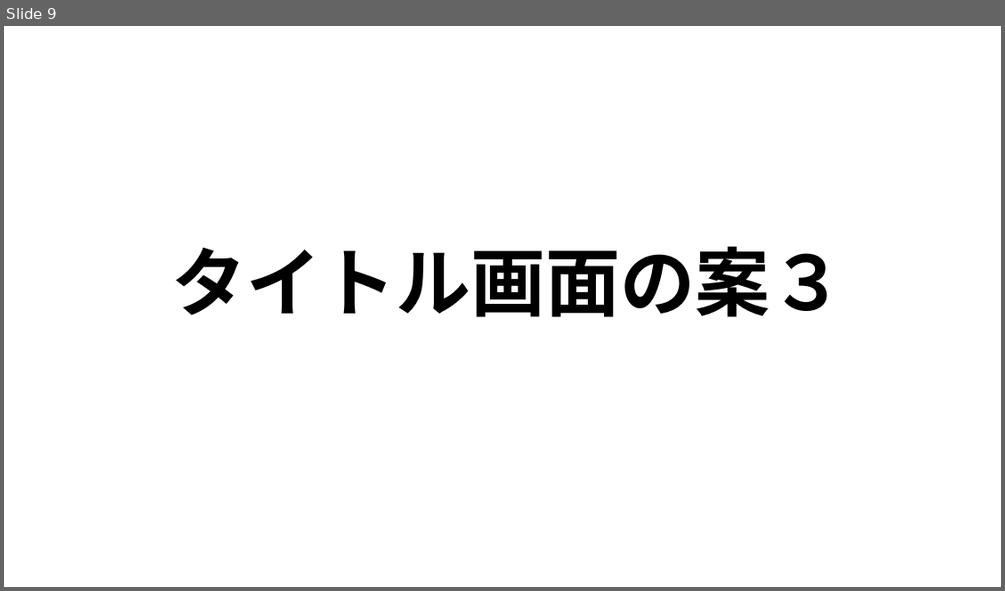
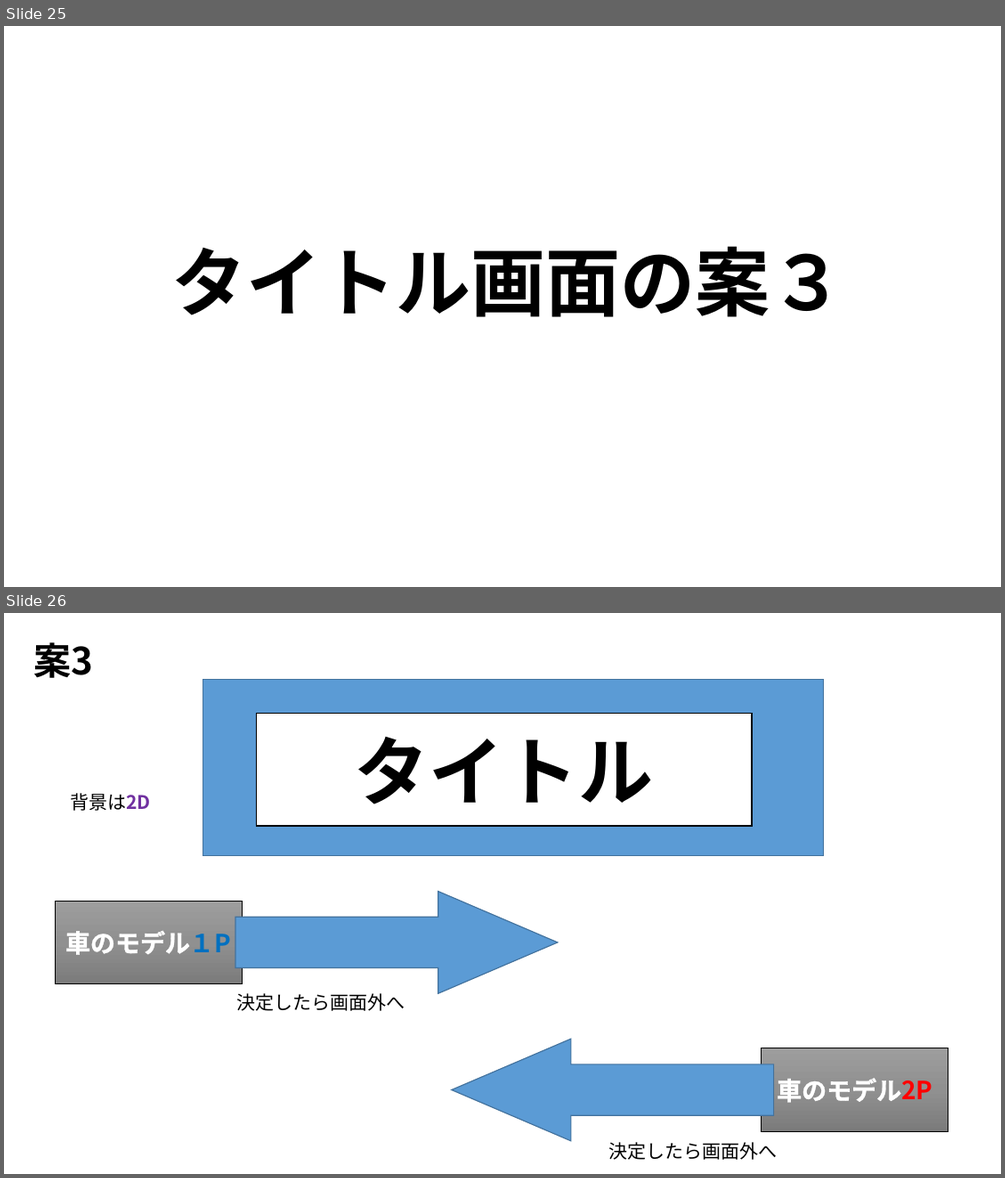
Before and after one commit to MizukiKato0416/sotsugyou_time_kato, a slide deck: 卒業制作_大元タイトル構成.pptx. Shown one above the other, each under a label of ours: slide 9 before the commit, slides 25 and 26 after it. The pictures are 1005x591 and 1005x1178 pixels, drawn with LibreOffice and Linux fonts; fonts in the diff are those of the drawing. Boxes give left, top, right and bottom in pixels: in the first picture for what was removed or moved away, otherwise in the second. Text is boxed around its words. In the diff, an @@ line names an element or a change of style, - is before the commit and + after.

```diff
--- a/卒業制作_大元タイトル構成.pptx
+++ b/卒業制作_大元タイトル構成.pptx
@@ slide 26 added at (4, 613, 1001, 1174), background #FFFFFF @@
@@ text added at (33, 642, 93, 678), 36 pt, text #000000, bold @@
+案3
@@ rectangle added at (202, 679, 824, 855), fill #5B9BD5, outline #43739E 1 pt @@
@@ rectangle added at (257, 714, 752, 826), fill #FFFFFF, outline #000000 1 pt, 72 pt, text #000000, bold @@
+タイトル
@@ text added at (70, 793, 150, 811), 18 pt, text #000000 @@
+背景は2D
@@ rectangle added at (55, 900, 242, 985), fill gradient #9D9D9D to #909090 to #7C7C7C, outline #000000 0.5 pt, 24 pt, text #FFFFFF, bold @@
+車のモデル１P
@@ right arrow added at (235, 892, 558, 994), fill #5B9BD5, outline #43739E 1 pt @@
@@ text added at (237, 993, 405, 1011), 18 pt, text #000000 @@
+決定したら画面外へ
@@ right arrow added at (452, 1038, 774, 1141), fill #5B9BD5, outline #43739E 1 pt @@
@@ rectangle added at (761, 1048, 948, 1132), fill gradient #9D9D9D to #909090 to #7C7C7C, outline #000000 0.5 pt, 24 pt, text #FFFFFF, bold @@
+車のモデル2P
@@ text added at (609, 1142, 777, 1159), 18 pt, text #000000 @@
+決定したら画面外へ
@@ what was slide 9 is now slide 25 @@
```
Also in this commit, not shown: 11 slides changed, 9 other slides added.
